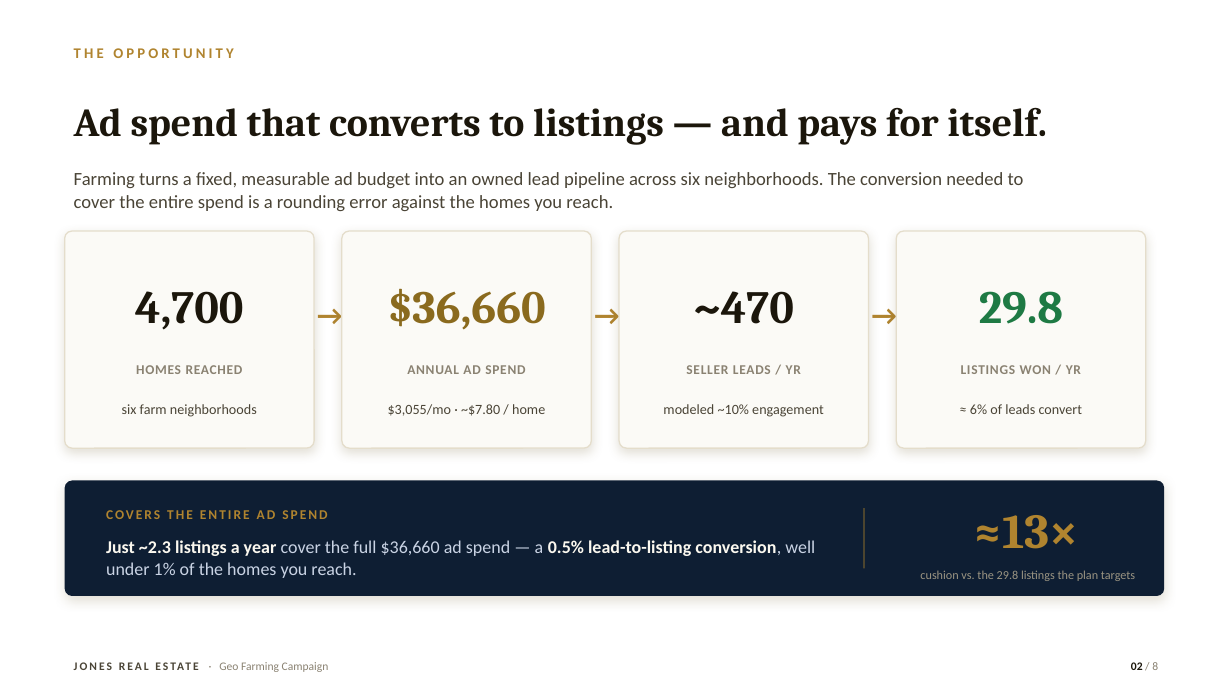
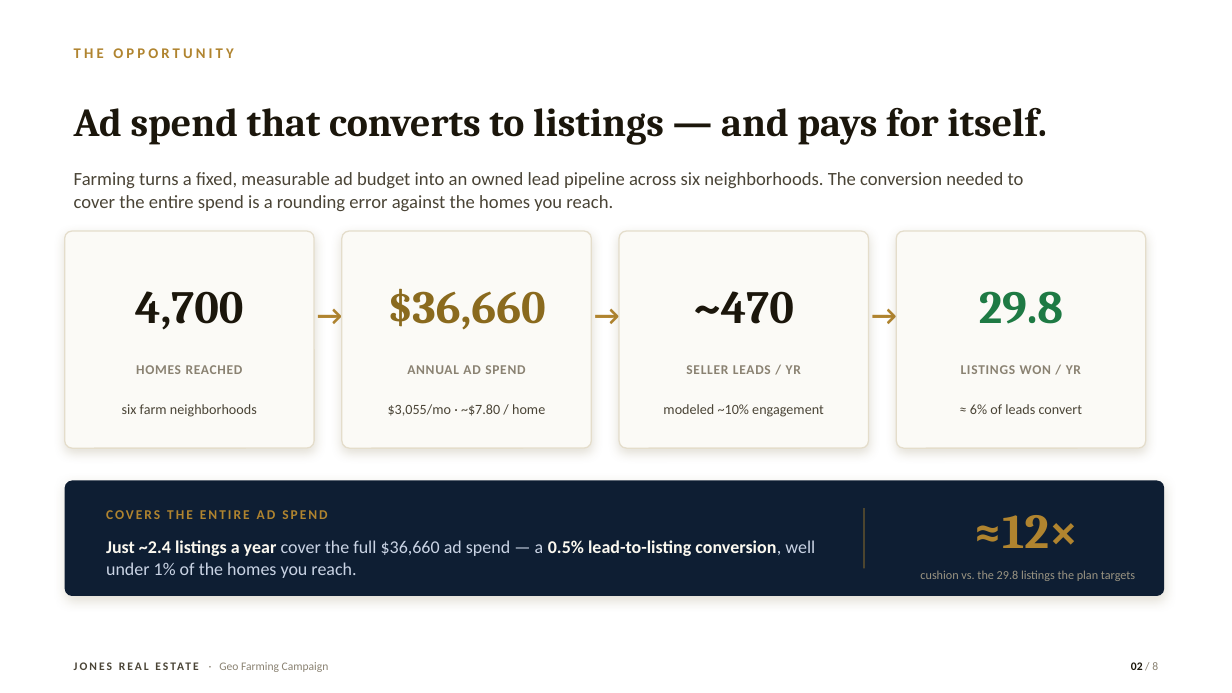
Before and after one commit to NomadRN13/Cortana, a slide deck: slide 2 of presentations/Geo-Farming-Campaign.pptx. Drawn at 1232x693 pixels with LibreOffice and Linux fonts; fonts in the diff are those of the drawing. Boxes give left, top, right and bottom in pixels: in the first picture for what was removed or moved away, otherwise in the second. Text is boxed around its words. In the diff, an @@ line names an element or a change of style, - is before the commit and + after.

```diff
--- a/presentations/Geo-Farming-Campaign.pptx
+++ b/presentations/Geo-Farming-Campaign.pptx
@@ text at (973, 515, 1078, 548): text changed @@
-≈13×
+≈12×
@@ text at (106, 540, 815, 578): text changed @@
-Just ~2.3 listings a year cover the full $36,660 ad spend — a 0.5% lead-to-listing conversion, well under 1% of the homes you reach.
+Just ~2.4 listings a year cover the full $36,660 ad spend — a 0.5% lead-to-listing conversion, well under 1% of the homes you reach.
```
Also in this commit, not shown: 6 other slides changed.
